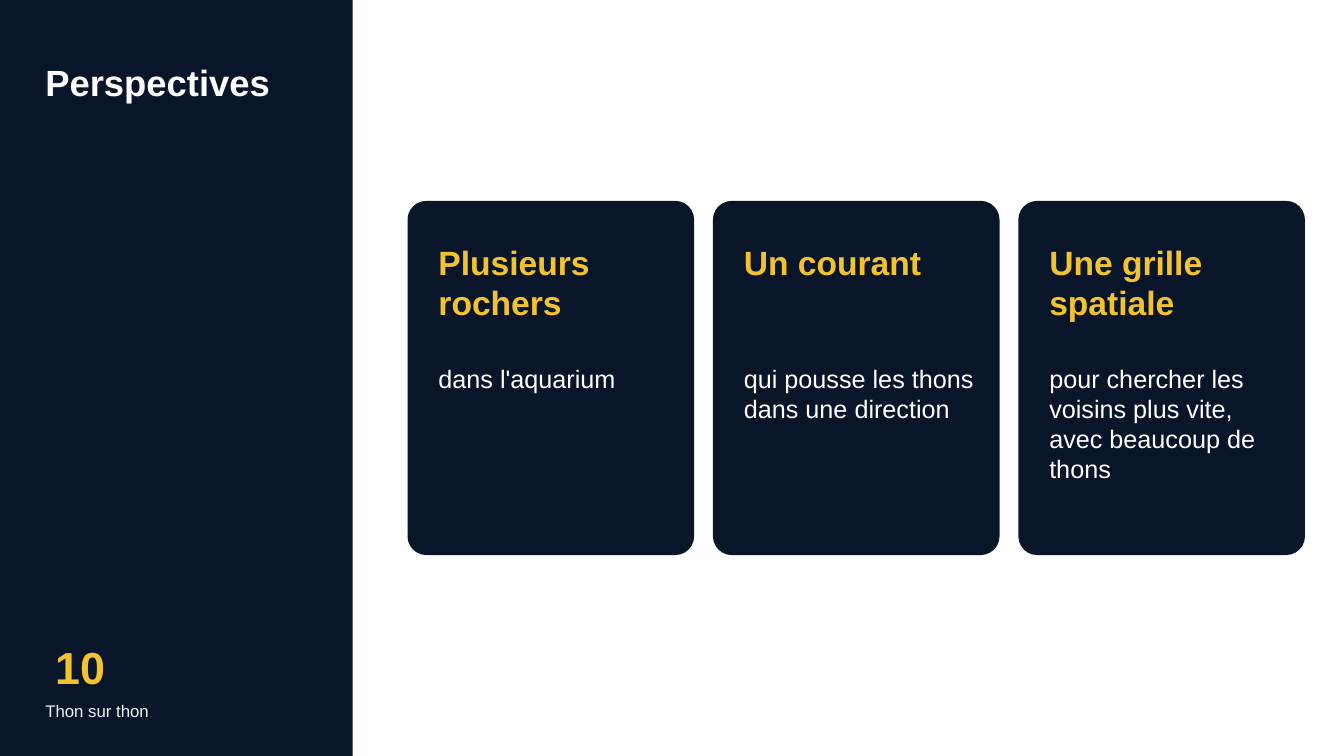
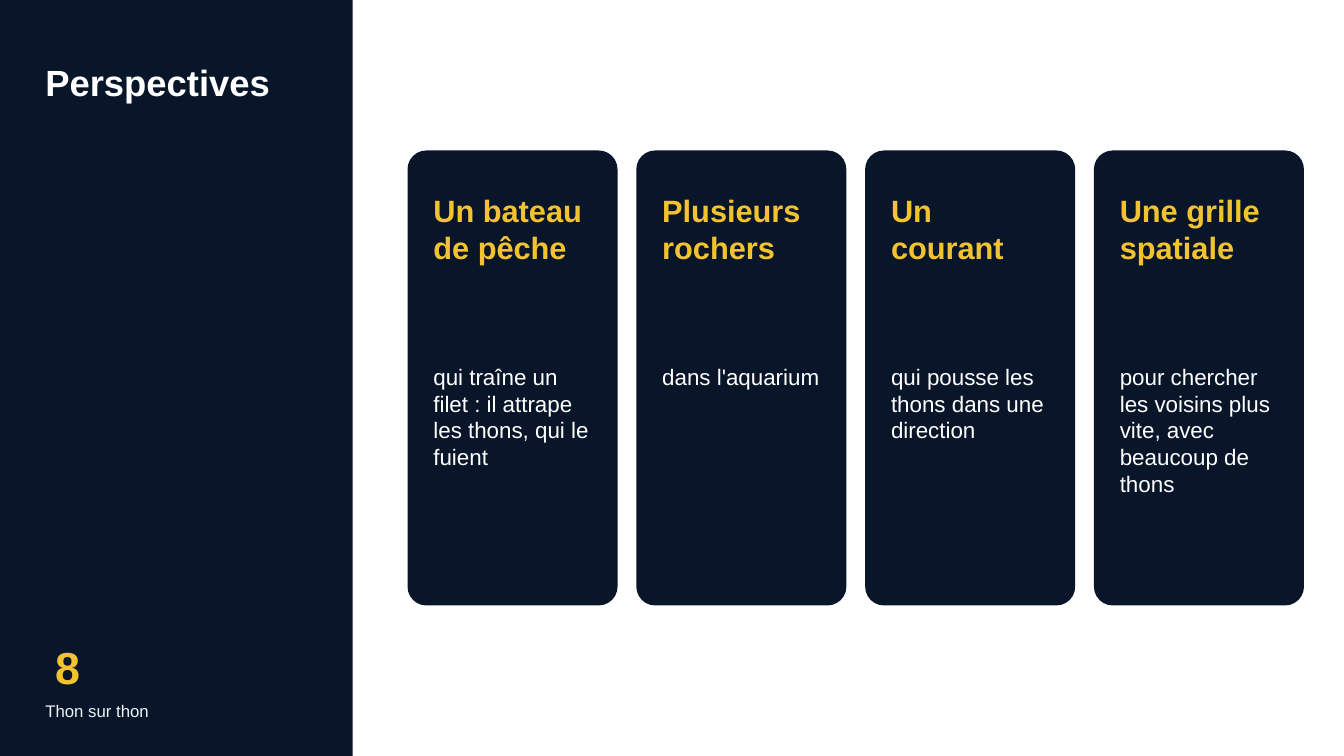
Before and after one commit to Lou-Simon/thon-sur-ton, a slide deck: slide 8 of soutenance/thon-sur-thon.pptx (slide 10 before the commit). Drawn at 1344x756 pixels with LibreOffice and Linux fonts; fonts in the diff are those of the drawing. Boxes give left, top, right and bottom in pixels: in the first picture for what was removed or moved away, otherwise in the second. Text is boxed around its words. In the diff, an @@ line names an element or a change of style, - is before the commit and + after.

```diff
--- a/soutenance/thon-sur-thon.pptx
+++ b/soutenance/thon-sur-thon.pptx
@@ rounded rectangle: place and size @@
-rounded rectangle at box(408, 202, 694, 555)
+rounded rectangle at box(408, 151, 617, 605)
@@ rounded rectangle: place and size @@
-rounded rectangle at box(714, 202, 999, 555)
+rounded rectangle at box(637, 151, 846, 605)
@@ proportions changed in 3 elements at box(408, 151, 617, 605), box(637, 151, 846, 605), box(866, 151, 1075, 605) @@
@@ rounded rectangle: place and size @@
-rounded rectangle at box(1019, 202, 1305, 555)
+rounded rectangle at box(866, 151, 1075, 605)
@@ rounded rectangle added at box(1095, 151, 1304, 605), fill #091629, outline #091629 1 pt @@
@@ text added at box(433, 199, 582, 264), 22 pt, text #F2C230, bold @@
+Un bateau de pêche
@@ size 24 to 22 pt in 3 elements at box(1120, 199, 1259, 264), box(891, 200, 1004, 260), box(662, 199, 800, 260) @@
@@ text "Plusieurs rochers": place and size @@
-text "Plusieurs rochers" at box(438, 250, 589, 316)
+text "Plusieurs rochers" at box(662, 199, 800, 260)
@@ text "Un courant": place and size @@
-text "Un courant" at box(744, 252, 921, 276)
+text "Un courant" at box(891, 200, 1004, 260)
@@ text "Une grille spatiale": place and size @@
-text "Une grille spatiale" at box(1049, 250, 1202, 322)
+text "Une grille spatiale" at box(1120, 199, 1259, 264)
@@ text added at box(433, 368, 588, 466), 16 pt, text #FFFFFF @@
+qui traîne un filet : il attrape les thons, qui le fuient
@@ size 18 to 16 pt in 3 elements at box(1120, 368, 1270, 493), box(891, 368, 1043, 439), box(662, 368, 819, 390) @@
@@ text "dans l'aquarium": place and size @@
-text "dans l'aquarium" at box(438, 369, 615, 393)
+text "dans l'aquarium" at box(662, 368, 819, 390)
@@ text "qui pousse les thons dans ...": place and size @@
-text "qui pousse les thons dans ..." at box(744, 369, 974, 419)
+text "qui pousse les thons dans ..." at box(891, 368, 1043, 439)
@@ text "pour chercher les voisins plus ...": place and size @@
-text "pour chercher les voisins plus ..." at box(1049, 369, 1255, 479)
+text "pour chercher les voisins plus ..." at box(1120, 368, 1270, 493)
@@ page number at box(55, 652, 80, 685): text changed @@
-10
+8
```
Also in this commit, not shown: 1 slide added, 4 slides removed, 6 other files.
